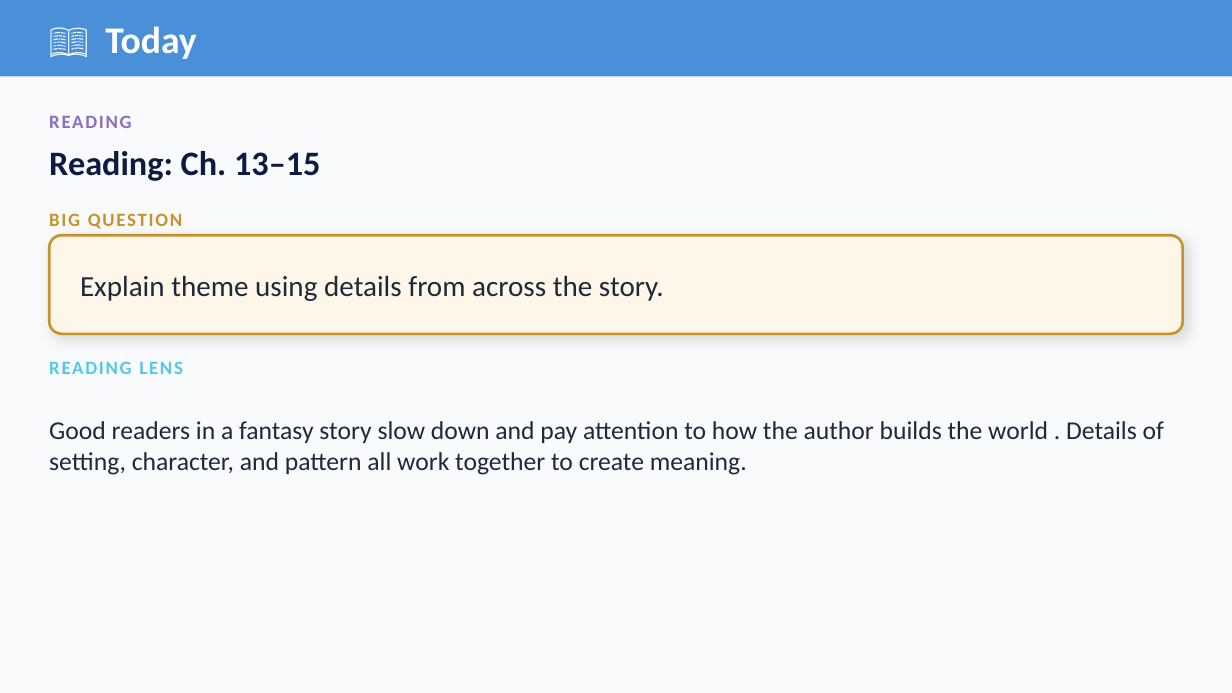
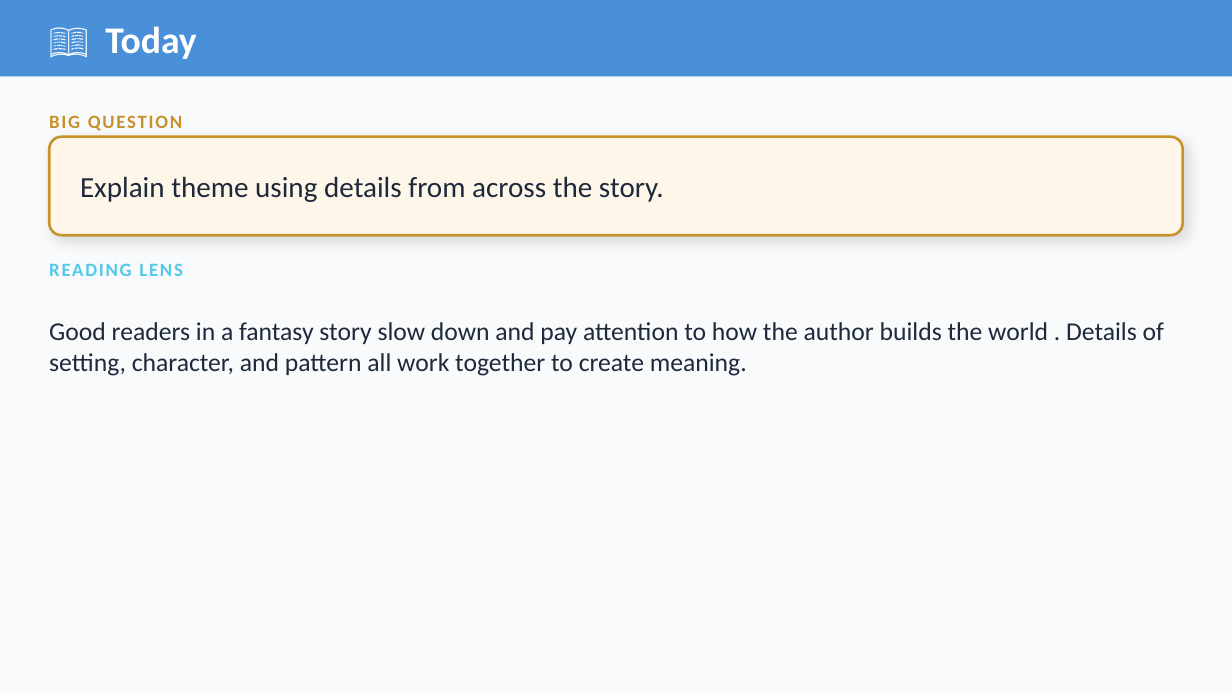
Before and after one commit to optimaondemand/optima-3rd-ela, a slide deck: slide 6 of Planning docs/Slides/lesson-29-4-teacher-slides.pptx. Drawn at 1232x693 pixels with LibreOffice and Linux fonts; fonts in the diff are those of the drawing. Boxes give left, top, right and bottom in pixels: in the first picture for what was removed or moved away, otherwise in the second. Text is boxed around its words. In the diff, an @@ line names an element or a change of style, - is before the commit and + after.

```diff
--- a/Planning docs/Slides/lesson-29-4-teacher-slides.pptx
+++ b/Planning docs/Slides/lesson-29-4-teacher-slides.pptx
@@ text removed at box(49, 115, 131, 128) @@
-READING
@@ 4 texts, 1 rounded rectangle: place and size @@
-4 texts, 1 rounded rectangle at box(49, 213, 1183, 475)
+4 texts, 1 rounded rectangle at box(49, 115, 1183, 376)
@@ text removed at box(49, 151, 320, 181) @@
-Reading: Ch. 13–15
```
Also in this commit, not shown: 1 other slide changed, 1 slide added, 1 slide removed, 41 other files.
